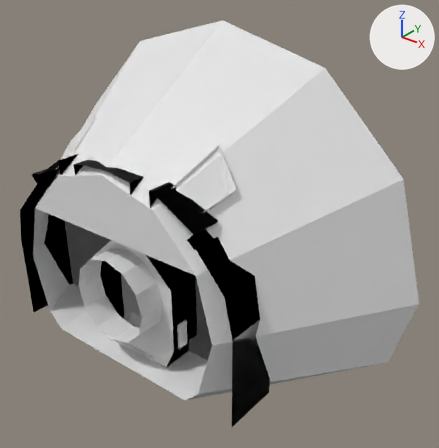
An edit to the Blender file Models/DECQ/DECQ_ApolloCM.blend, drawn before and after from the same camera.
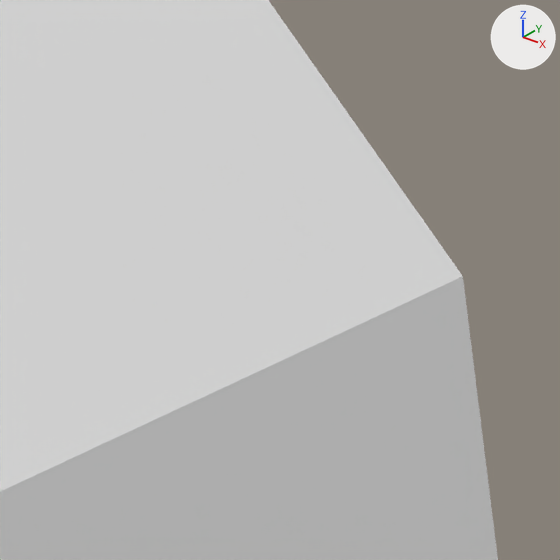
The first picture shows the older version from a 50 mm camera at (3.15, -3.46, 2.55) aimed at (0.38, 0.0, 0.41). The close-ups show both versions on the part from 66% to 97% of the width and 25% to 55% of the height of that picture. The axes (+X, +Y, +Z) are drawn at upper right. The lights are the same throughout.

Objects in the first close-up: 'shellCollider'.
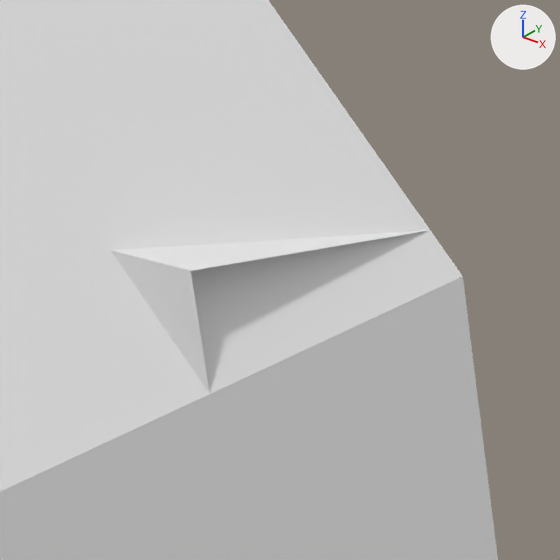
The newer file is also rescaled (x0.64) as a whole; pictures and numbers use the older file's frame.

Location of each change, [x1, y1, x2, y2] in pixels of the close-ups (560 x 560 px):
'sidePanels', added
    after: [111, 230, 429, 394]

Edits to the bpy script that builds the scene:
```text
Add me_panel325_001:
    me_panel325_001.from_pydata([(-0.75, 0.06, -0.02), (-0.75, 0.33, 0.65), (-0.75, 0.06, 0.65), (-0.75, 0.33, -0.41), (-0.75, -0.33, 0.1), (-0.75, -0.31, -0.41), (0.75, 0.33, 0.65), (0.75, 0.06, 0.65), (0.75, 0.06, -0.02), (0.75, 0.33, -0.41), (0.75, -0.33, 0.1), (0.75, -0.31, -0.41), (0.75, 0.06, -0.02), (1.0, 0.06, 0.14), (0.86, 0.06, 0.65), (-1.09, 0.06, 0.19), (-0.75, 0.06, -0.02), (-0.75, 0.06, 0.65), (-0.86, 0.06, 0.65), (-0.96, 0.33, 0.65), (1.01, 0.33, 0.65)], [], [(4, 5, 3, 1, 2, 0), (10, 13, 12), (9, 11, 10, 8, 7, 6), (4, 16, 15), (14, 7, 12, 13), (18, 15, 16, 17), (1, 19, 18, 17, 2), (7, 14, 20, 6)])
Add ob_sidepanels:
    ob_sidepanels = bpy.data.objects.new('sidePanels', me_panel325_001)
    ob_sidepanels.location = (0.0, 0.0, 0.0)
    ob_sidepanels.scale = (1.56, 1.56, 1.56)
```
